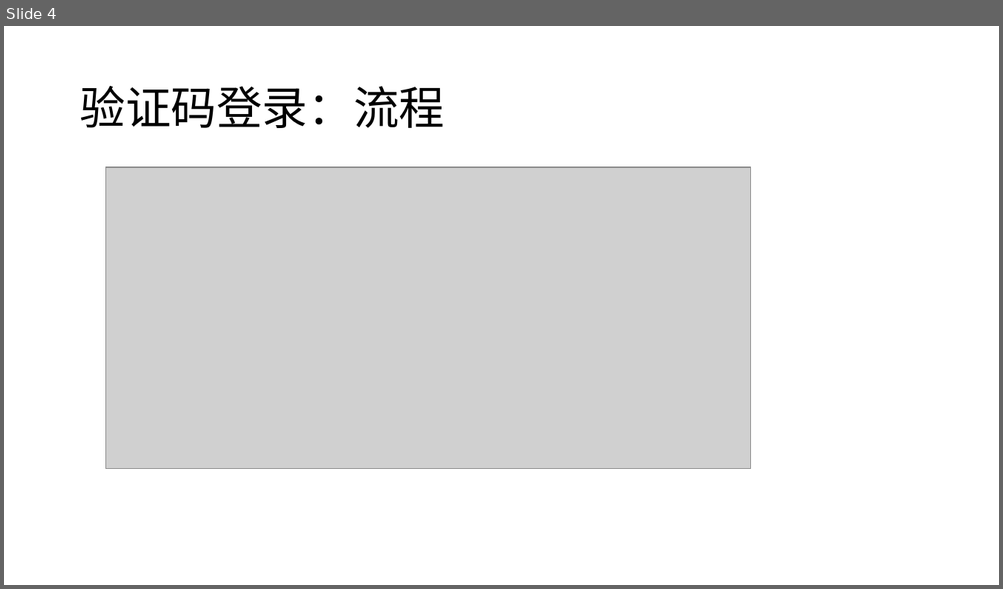
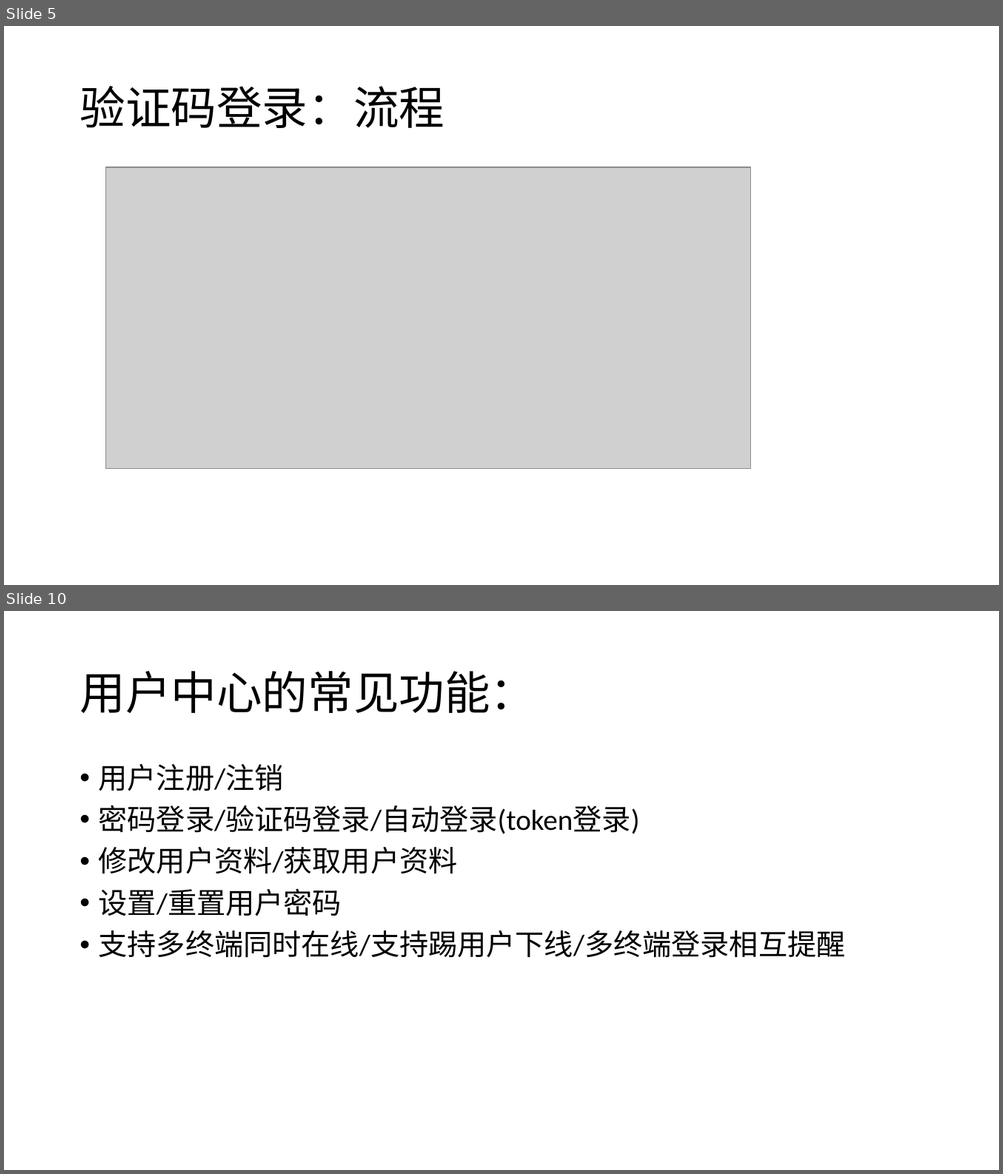
Before and after one commit to djpan0303/tech_paper, a slide deck: 用户登录机制.pptx. Shown one above the other, each under a label of ours: slide 4 before the commit, slides 5 and 10 after it; the slides between them are not shown. The pictures are 1003x589 and 1003x1174 pixels, drawn with LibreOffice and Linux fonts; fonts in the diff are those of the drawing; grey boxes stand for pictures. Boxes give left, top, right and bottom in pixels: in the first picture for what was removed or moved away, otherwise in the second. Text is boxed around its words. In the diff, an @@ line names an element or a change of style, - is before the commit and + after.

```diff
--- a/用户登录机制.pptx
+++ b/用户登录机制.pptx
@@ slide 10 added at <box>4,611,999,1170</box>, background #FFFFFF @@
@@ title added at <box>79,671,535,713</box>, 44 pt, text #000000 @@
+用户中心的常见功能：
@@ text added at <box>99,764,845,958</box>, 28 pt, text #000000 @@
+• 用户注册/注销
+• 密码登录/验证码登录/自动登录(token登录)
+• 修改用户资料/获取用户资料
+• 设置/重置用户密码
+• 支持多终端同时在线/支持踢用户下线/多终端登录相互提醒
@@ what was slide 4 is now slide 5 @@
```
Also in this commit, not shown: 2 slides changed, 4 other slides added, 14 other files.
